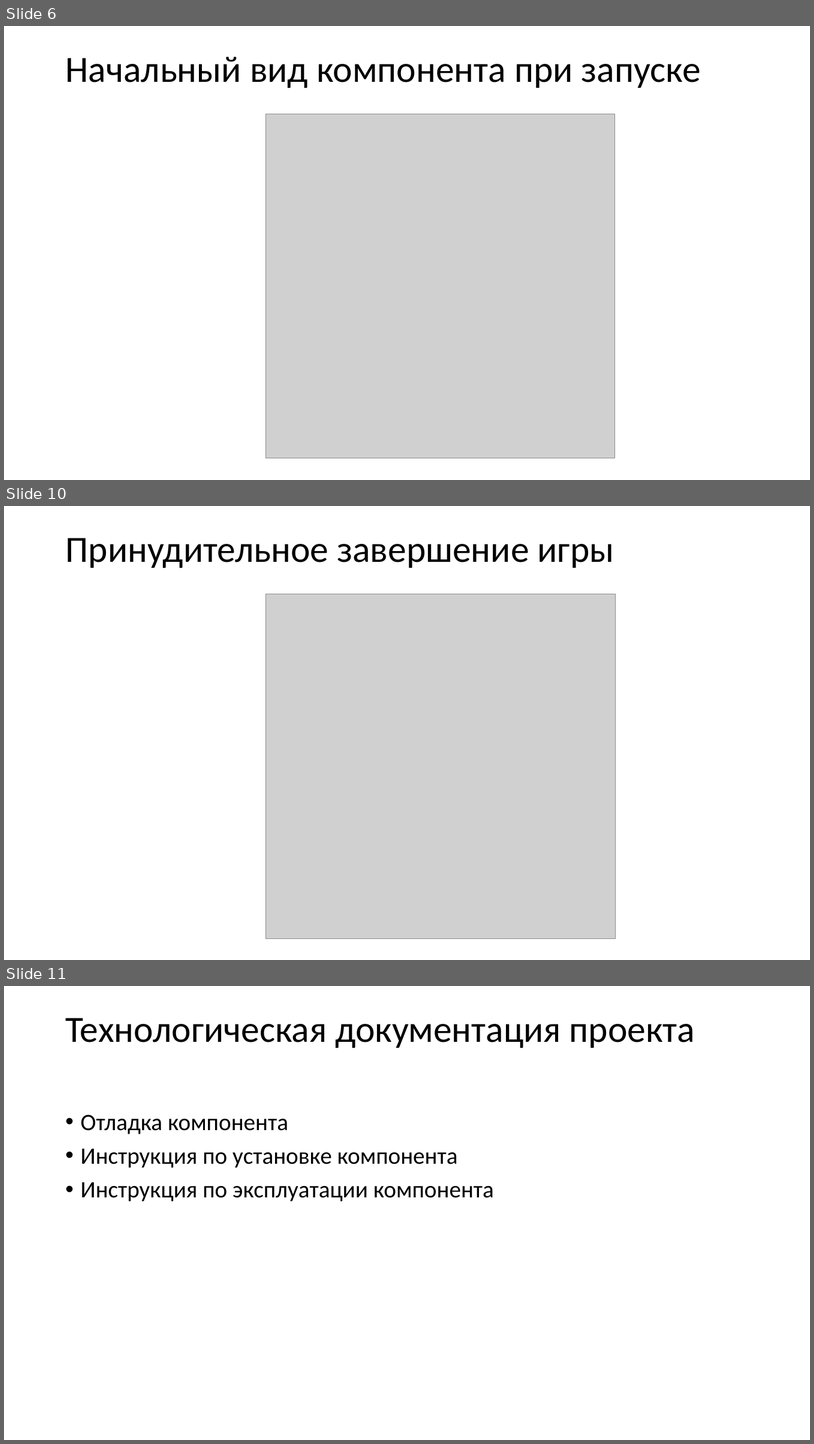
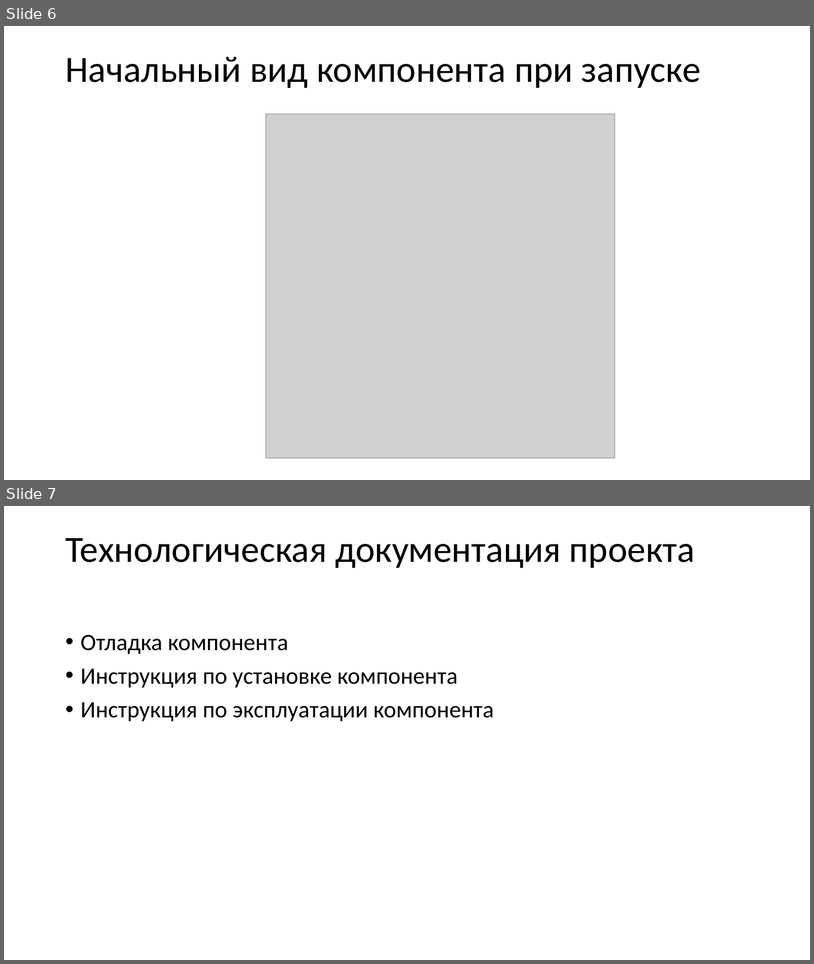
Before and after one commit to CreeptonIsReal/CourseProject, a slide deck: Pakhomov_CourseProject/Выступление/Презентация к курсовому проекту.pptx. Shown one above the other, each under a label of ours: slides 6, 10 and 11 before the commit, slides 6 and 7 after it; the slides between them are not shown. The pictures are 814x1444 and 814x964 pixels, drawn with LibreOffice and Linux fonts; fonts in the diff are those of the drawing; grey boxes stand for pictures. Boxes give left, top, right and bottom in pixels: in the first picture for what was removed or moved away, otherwise in the second. Text is boxed around its words. In the diff, an @@ line names an element or a change of style, - is before the commit and + after.

```diff
--- a/Pakhomov_CourseProject/Выступление/Презентация к курсовому проекту.pptx
+++ b/Pakhomov_CourseProject/Выступление/Презентация к курсовому проекту.pptx
@@ slide 10 removed at <box>4,506,810,960</box>, background #FFFFFF @@
@@ title removed at <box>65,538,615,568</box> @@
-Принудительное завершение игры
@@ picture removed at <box>266,594,616,939</box> @@
@@ what was slide 11 is now slide 7 @@
```
Also in this commit, not shown: 3 other slides removed, 12 other files.
